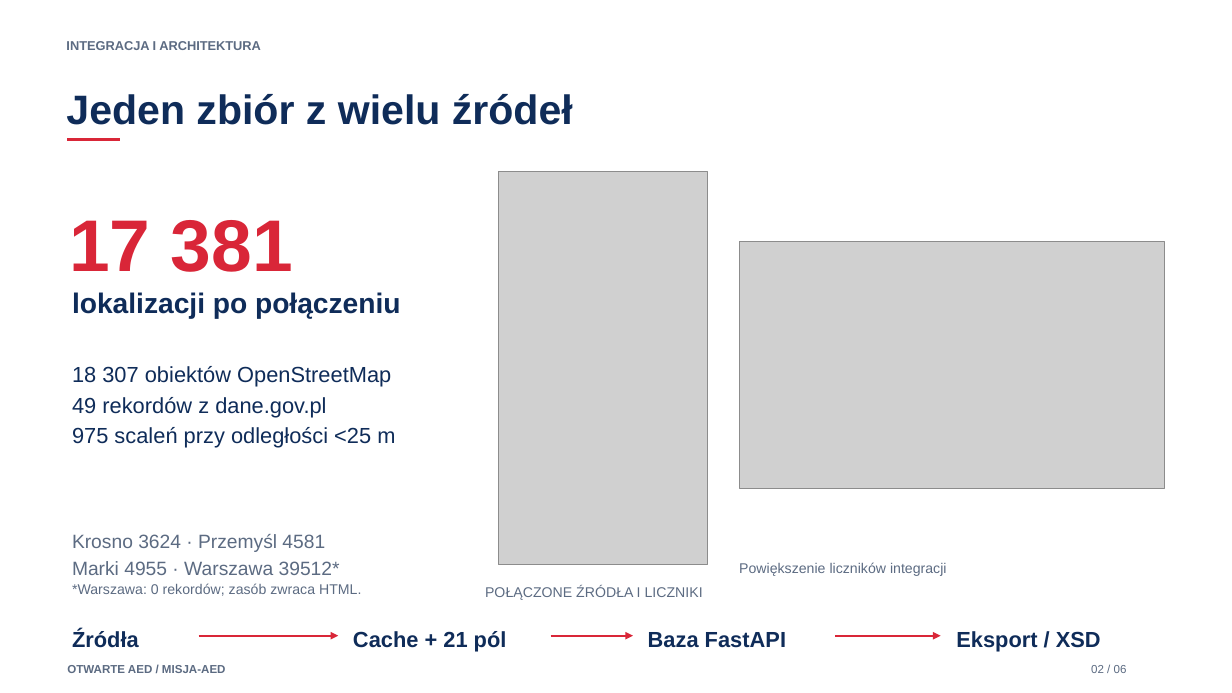
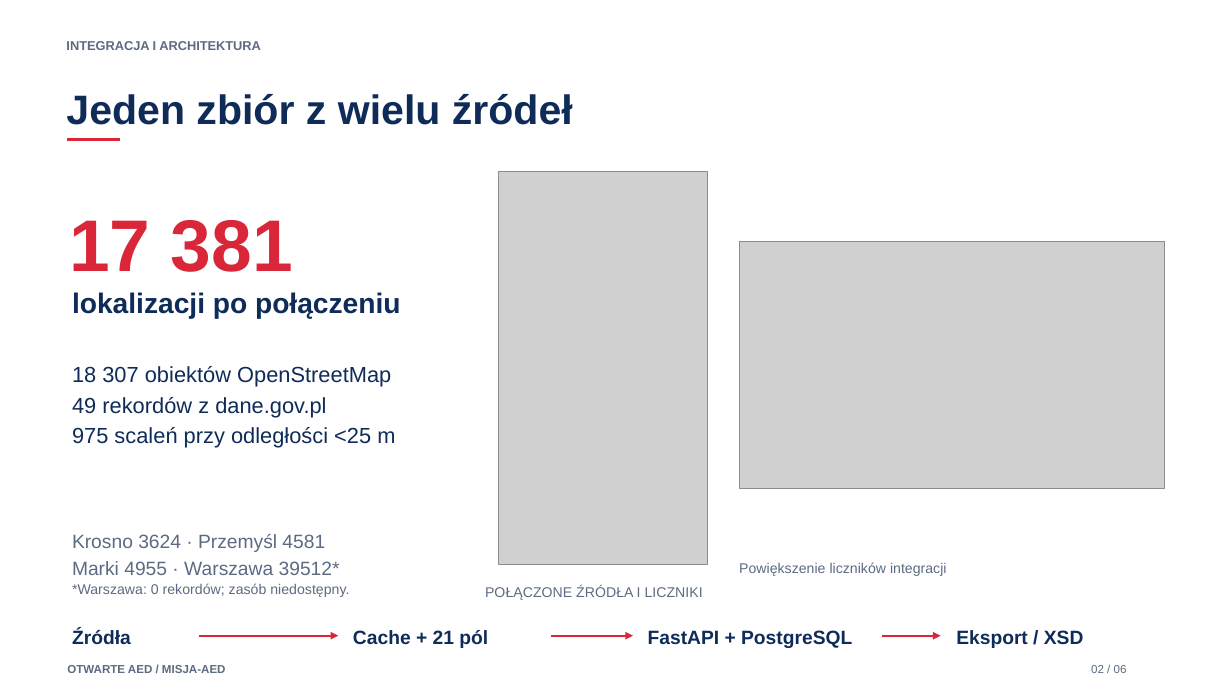
Before and after one commit to Benzo303/otwarte-aed, a slide deck: slide 2 of docs/prezentacja_otwarte_aed.pptx. Drawn at 1232x693 pixels with LibreOffice and Linux fonts; fonts in the diff are those of the drawing; grey boxes stand for pictures. Boxes give left, top, right and bottom in pixels: in the first picture for what was removed or moved away, otherwise in the second. Text is boxed around its words. In the diff, an @@ line names an element or a change of style, - is before the commit and + after.

```diff
--- a/docs/prezentacja_otwarte_aed.pptx
+++ b/docs/prezentacja_otwarte_aed.pptx
@@ text at <box>72,583,349,597</box>: text changed @@
-*Warszawa: 0 rekordów; zasób zwraca HTML.
+*Warszawa: 0 rekordów; zasób niedostępny.
@@ size 17 to 15 pt in 3 elements at <box>72,629,131,644</box>, <box>353,630,488,648</box>, <box>956,630,1084,648</box> @@
@@ text at <box>648,630,852,648</box>: text changed; size 17 to 15 pt @@
-Baza FastAPI
+FastAPI + PostgreSQL
@@ arrow moved from (836, 636) - (941, 636) to (883, 636) - (941, 636) @@
```
Also in this commit, not shown: 1 other slide changed, 12 other files.
